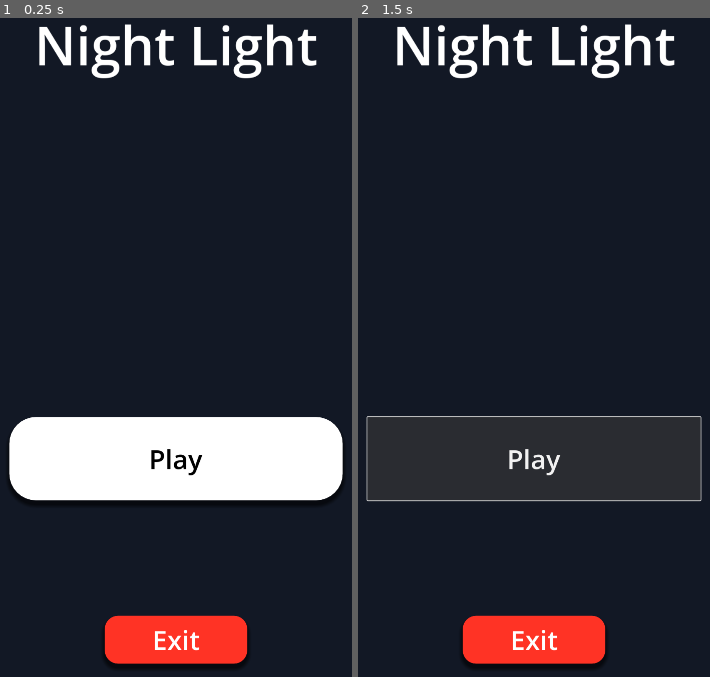
Above: before the commit, frames 1-2 (left to right).
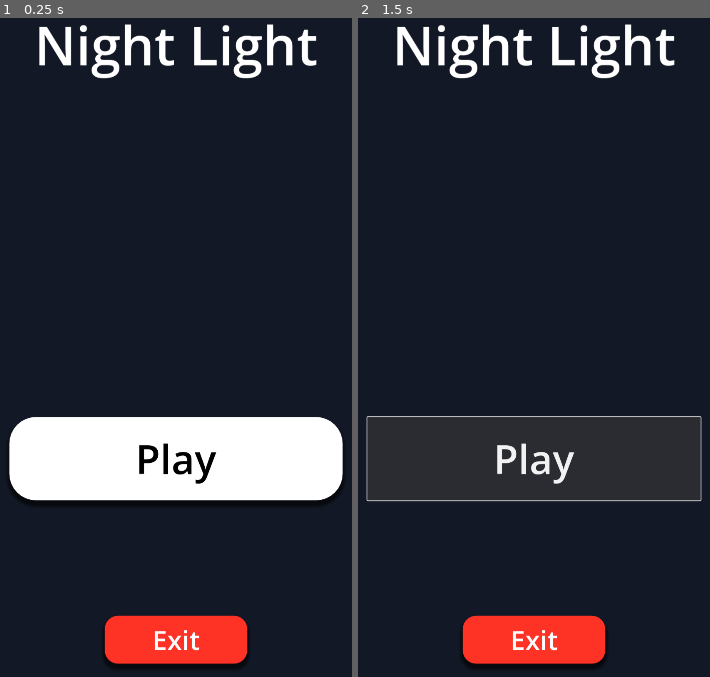
Above: after the commit, the same moments.

Repository: AJ2126/NightLight
Game: Godot game, scene res://Scenes/MainScene/main.tscn
The game is run twice, just before and just after one commit, with the same random seed, the same clock (stepped at 60 frames per second) and the same inputs.
Inputs:
- Up to frame 1 (0.25 s): no input
- Up to frame 2 (1.5 s): click "Play" at 0.5 s; click "Play" at 1.25 s

The runs differ from the first frame. In frame 1, 0.5% of the frame differs, in the area x 39-62%, y 64-71%; in frame 2, 0.5%.

Commit message:
Updated the main menu
Changed the Title style

Diff:
--- a/Scenes/MainMenu/main_menu.tscn
+++ b/Scenes/MainMenu/main_menu.tscn
@@ -20,7 +20,19 @@
 
 [node name="MainMenu" type="CanvasLayer"]
 
-[node name="Button" type="Button" parent="."]
+[node name="Label" type="Label" parent="."]
+anchors_preset = 5
+anchor_left = 0.5
+anchor_right = 0.5
+offset_left = -340.0
+offset_top = 219.0
+offset_right = 340.0
+offset_bottom = 394.0
+grow_horizontal = 2
+theme_override_font_sizes/font_size = 128
+text = "Night Light"
+
+[node name="Play" type="Button" parent="."]
 offset_left = 140.0
 offset_top = 1200.0
 offset_right = 940.0
@@ -29,11 +41,11 @@
 grow_vertical = 2
 size_flags_vertical = 3
 theme_override_colors/font_color = Color(0, 0, 0, 1)
-theme_override_font_sizes/font_size = 64
+theme_override_font_sizes/font_size = 96
 theme_override_styles/normal = SubResource("StyleBoxFlat_r0mel")
 text = "Play"
 
-[node name="Button3" type="Button" parent="."]
+[node name="Exit" type="Button" parent="."]
 anchors_preset = 7
 anchor_left = 0.5
 anchor_top = 1.0
@@ -51,15 +63,3 @@
 theme_override_styles/normal = SubResource("StyleBoxFlat_uqdog")
 text = "Exit
 "
-
-[node name="Label" type="Label" parent="."]
-anchors_preset = 5
-anchor_left = 0.5
-anchor_right = 0.5
-offset_left = -340.0
-offset_top = 219.0
-offset_right = 340.0
-offset_bottom = 394.0
-grow_horizontal = 2
-theme_override_font_sizes/font_size = 128
-text = "Night Light"
